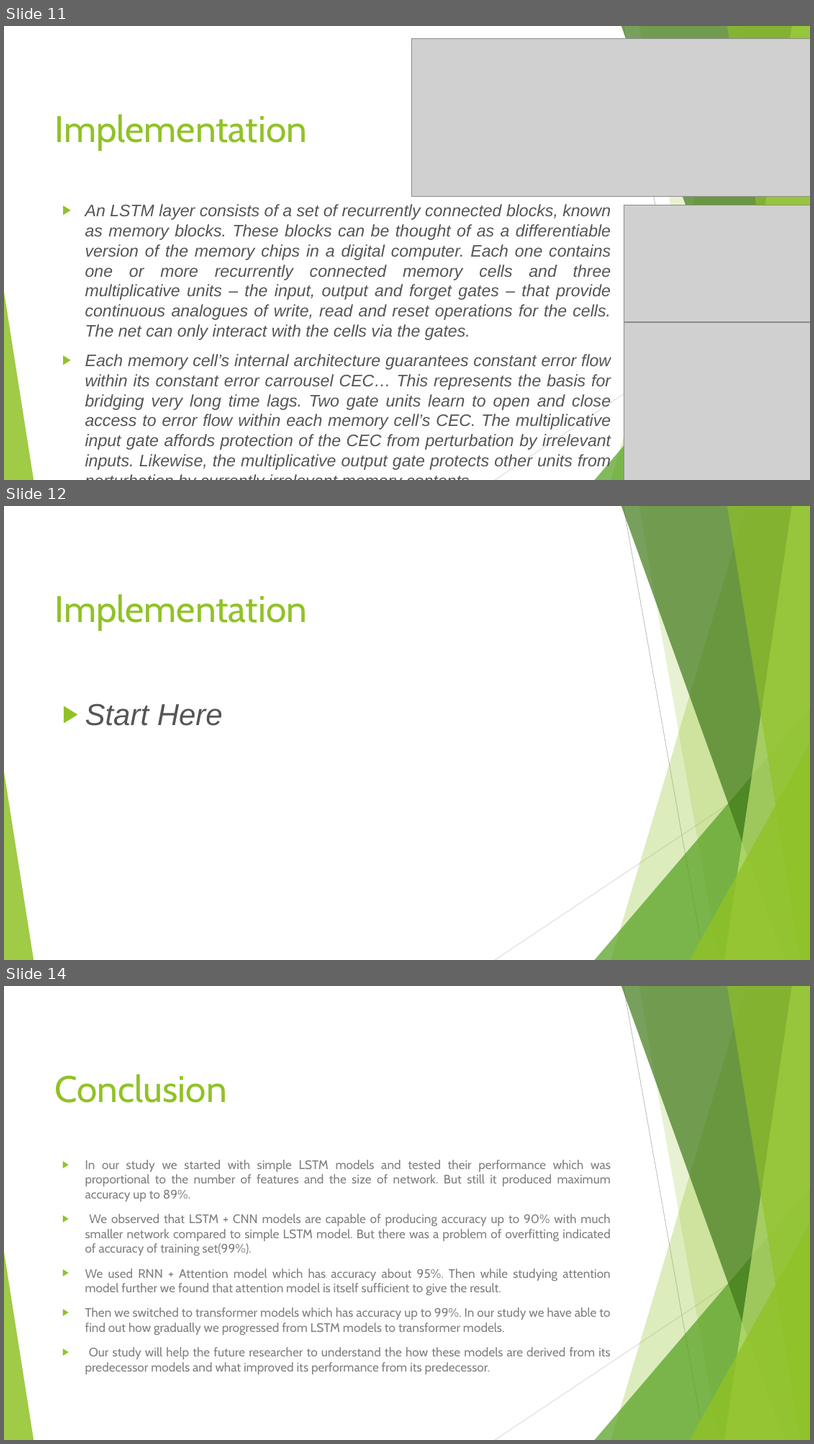
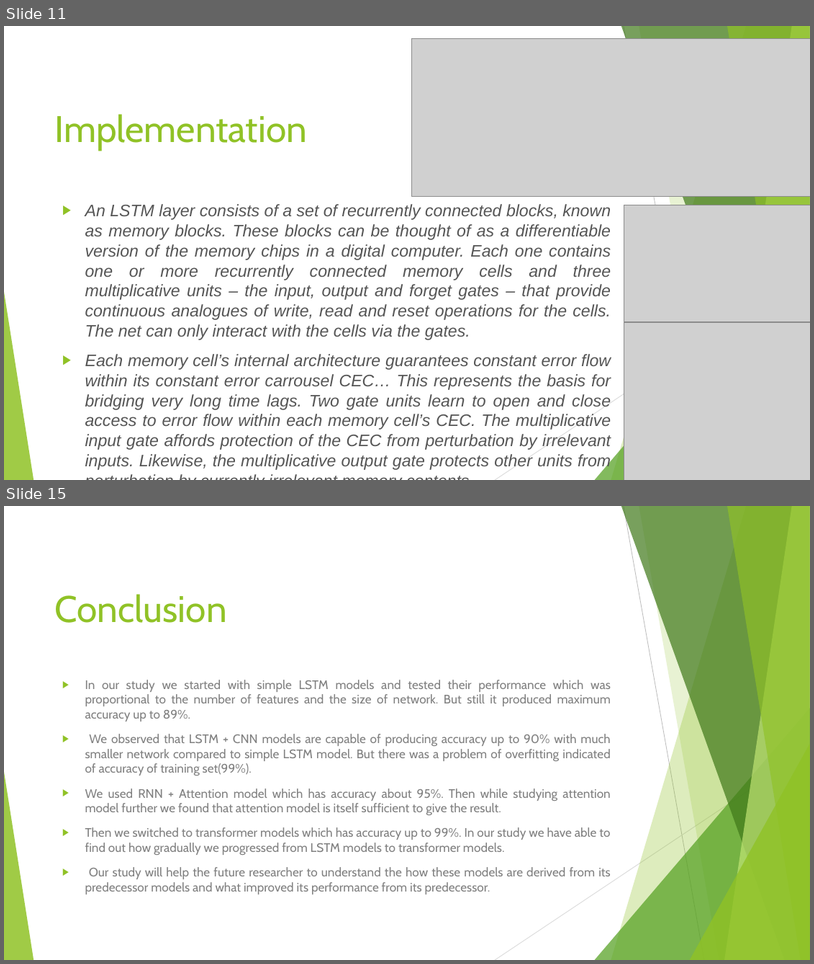
Before and after one commit to satya1013/Fake-News-1, a slide deck: Fake News.pptx. Shown one above the other, each under a label of ours: slides 11, 12 and 14 before the commit, slides 11 and 15 after it; the slides between them are not shown. The pictures are 814x1444 and 814x964 pixels, drawn with LibreOffice and Linux fonts; fonts in the diff are those of the drawing; grey boxes stand for pictures. Boxes give left, top, right and bottom in pixels: in the first picture for what was removed or moved away, otherwise in the second. Text is boxed around its words. In the diff, an @@ line names an element or a change of style, - is before the commit and + after.

```diff
--- a/Fake News.pptx
+++ b/Fake News.pptx
@@ slide 12 removed at <box>4,506,810,960</box>, background #FFFFFF; not listed: 10 template elements that a slide beside it also shows @@
@@ title removed at <box>55,594,307,630</box> @@
-Implementation
@@ text removed at <box>85,703,223,726</box> @@
-▶ Start Here
@@ what was slide 14 is now slide 15 @@
```
Also in this commit, not shown: 3 slides changed, 2 slides added.
